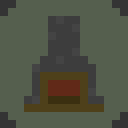
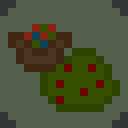
Layered file, before and after one edit (128x128). Changes by layer:
hid "Layer", painted on it over [16, 16, 120, 112]
added layer "Gatherer" above "Reeds" over [8, 24, 120, 112]
